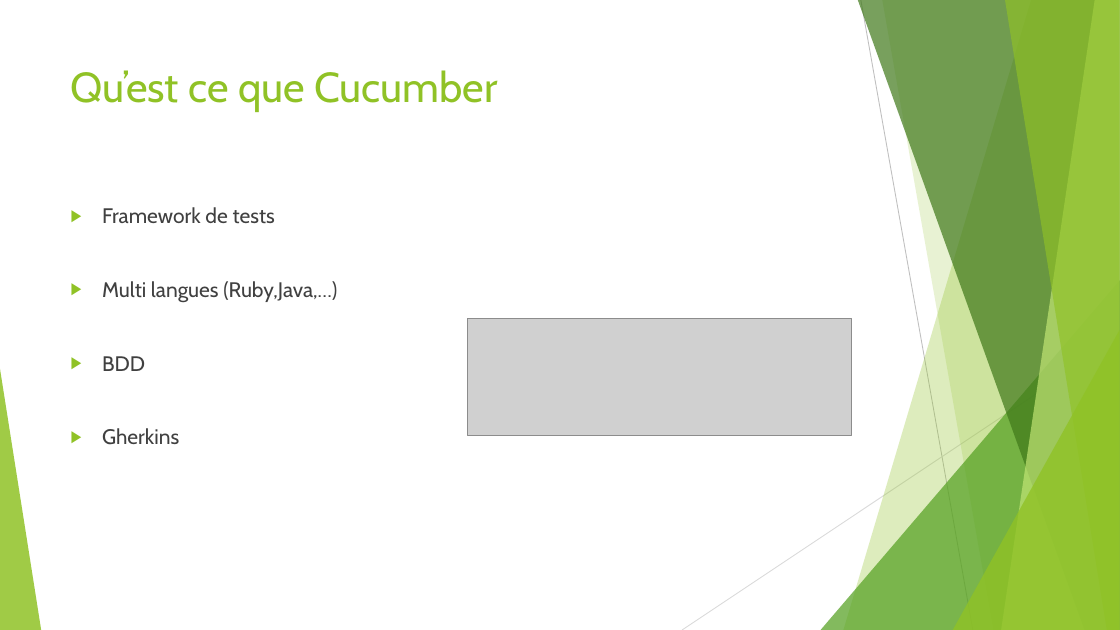
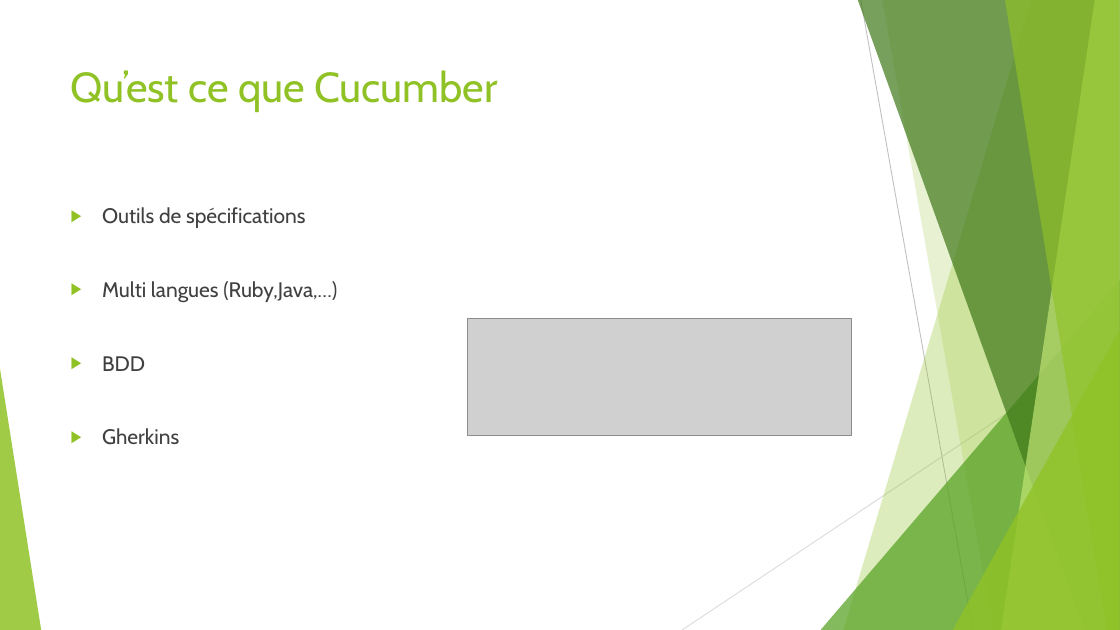
Before and after one commit to nlaille/cucumber, a slide deck: slide 2 of cucumber.pptx. Drawn at 1120x630 pixels with LibreOffice and Linux fonts; fonts in the diff are those of the drawing; grey boxes stand for pictures. Boxes give left, top, right and bottom in pixels: in the first picture for what was removed or moved away, otherwise in the second. Text is boxed around its words. In the diff, an @@ line names an element or a change of style, - is before the commit and + after.

Commit message:
modification des features + pptx

```diff
--- a/cucumber.pptx
+++ b/cucumber.pptx
@@ text at [102, 207, 305, 228]: text changed @@
-▶ Framework de tests
+▶ Outils de spécifications
```
Also in this commit, not shown: 6 other files.
